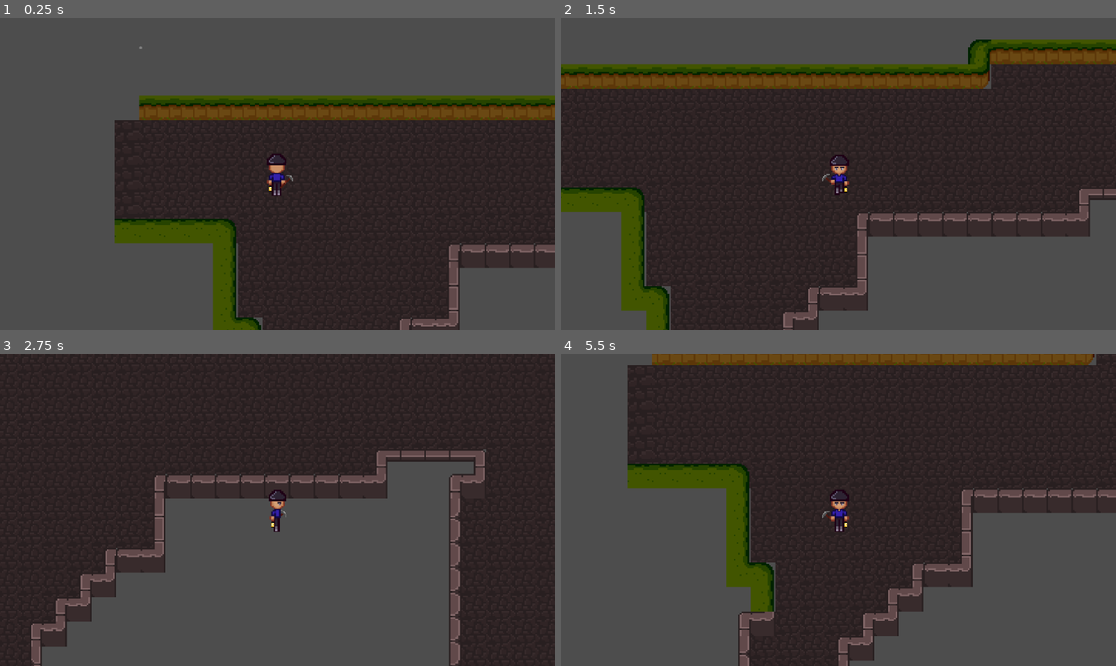
Above: before the commit, frames 1-4 (two rows, left to right).
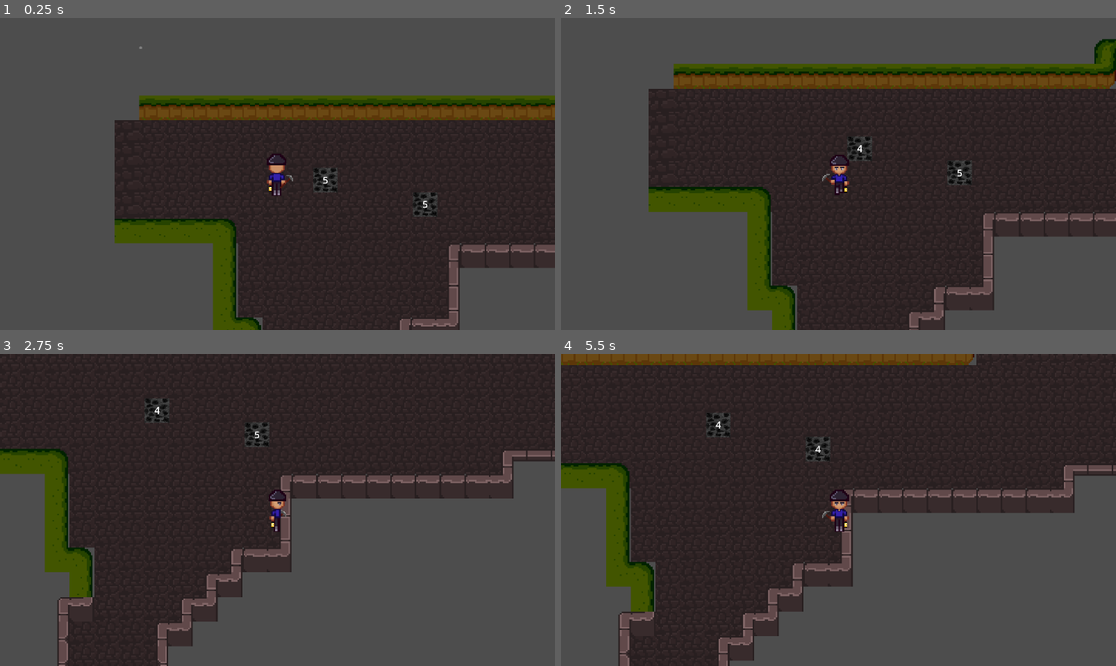
Above: after the commit, the same moments.

Repository: lowrderrr/GameJam-CoalMining
Game: Godot game, scene res://Francis/mine.tscn
Two runs of this game, one before a commit and one after it. Both use one fixed random seed, a clock stepped at 60 frames per second and the inputs below. This scene is started directly instead of the project's main scene.
Inputs:
- Up to frame 1 (0.25 s): no input
- Up to frame 2 (1.5 s): tap Enter at 0.5 s; hold D (Right) 0.53-1.28 s; hold Shift (Sprint) 0.53-1.28 s; hold S (Down) from 1.28 s (still down); tap Shift (Sprint) at 1.35 s
- Up to frame 3 (2.75 s): release S (Down) at 2.03 s; hold D (Right) from 2.03 s (still down); hold Shift (Sprint) from 2.03 s (still down)
- Up to frame 4 (5.5 s): release D (Right) at 2.78 s; release Shift (Sprint) at 2.78 s; hold W (Up) 2.78-3.53 s; tap Shift (Sprint) at 2.85, 4.35 s; hold Shift (Sprint) 3.53-4.28 s; hold A (Left) 3.53-5.03 s; hold S (Down) from 5.03 s (still down); hold Shift (Sprint) from 5.03 s (still down)

The runs differ from the first frame. In frame 1, 0.3% of the frame differs, in the area x 56-79%, y 48-64%; in frame 2, 33%; in frame 3, 34%; in frame 4, 34%, in the area x 0-100%, y 0-100%.

Commit message:
Added Coal

Diff:
--- /dev/null
+++ b/gamejam-coalmining/Francis/coal.gd
@@ -0,0 +1,19 @@
+extends StaticBody2D
+
+#TODO Ensuring that each object breaks their own and not all at once. Spawn each object uniquely
+
+var maxHP = 5
+
+# Called every frame. 'delta' is the elapsed time since the previous frame.
+func _process(delta: float) -> void:
+	$TextEdit.text = str(maxHP)
+
+
+
+
+func _on_area_2d_body_entered(body: Node2D) -> void:
+	#TODO: This coal will break if the collision enters and reenters
+	if body.name == "MainPlayer" && maxHP > 0:
+		maxHP -= 1
+	if body.name == "MainPlayer" && maxHP <= 0:
+		queue_free()
--- /dev/null
+++ b/gamejam-coalmining/Francis/coal.tscn
@@ -0,0 +1,46 @@
+[gd_scene load_steps=5 format=3 uid="uid://wunsif77lhh4"]
+
+[ext_resource type="Script" path="res://Francis/coal.gd" id="1_2vtl5"]
+[ext_resource type="Texture2D" uid="uid://dg5pfx8xoc877" path="res://Assets/coal.png" id="1_v1tai"]
+
+[sub_resource type="RectangleShape2D" id="RectangleShape2D_g71ay"]
+size = Vector2(64, 64)
+
+[sub_resource type="RectangleShape2D" id="RectangleShape2D_kfs5g"]
+size = Vector2(64, 64)
+
+[node name="Coal" type="StaticBody2D"]
+script = ExtResource("1_2vtl5")
+
+[node name="Sprite2D" type="Sprite2D" parent="."]
+texture_filter = 1
+texture = ExtResource("1_v1tai")
+
+[node name="Area2D" type="Area2D" parent="."]
+
+[node name="CollisionShape2D" type="CollisionShape2D" parent="Area2D"]
+scale = Vector2(1.5, 1.5)
+shape = SubResource("RectangleShape2D_g71ay")
+
+[node name="Block" type="CollisionShape2D" parent="."]
+shape = SubResource("RectangleShape2D_kfs5g")
+debug_color = Color(0.95521, 9.62615e-07, 0.544408, 0.42)
+
+[node name="TextEdit" type="RichTextLabel" parent="."]
+texture_filter = 1
+anchors_preset = 8
+anchor_left = 0.5
+anchor_top = 0.5
+anchor_right = 0.5
+anchor_bottom = 0.5
+offset_left = -7.0
+offset_top = -18.0
+offset_right = 21.0
+offset_bottom = 52.0
+grow_horizontal = 2
+grow_vertical = 2
+scale = Vector2(0.5, 0.5)
+theme_override_font_sizes/normal_font_size = 50
+text = "5"
+
+[connection signal="body_entered" from="Area2D" to="." method="_on_area_2d_body_entered"]
--- a/gamejam-coalmining/Francis/mine.tscn
+++ b/gamejam-coalmining/Francis/mine.tscn
@@ -11,6 +11,7 @@
 [ext_resource type="Texture2D" uid="uid://dpwmovhmipumd" path="res://Assets/wall tileset/w_0001.png" id="4_pxrs0"]
 [ext_resource type="Texture2D" uid="uid://b3gpiygg7cnel" path="res://Assets/wall tileset/w_0006.png" id="8_nab44"]
 [ext_resource type="Texture2D" uid="uid://dtfsaubkp8lpo" path="res://Assets/wall tileset/w_0003.png" id="9_0lin4"]
+[ext_resource type="PackedScene" uid="uid://wunsif77lhh4" path="res://Francis/coal.tscn" id="12_iev6h"]
 
 [sub_resource type="TileSetAtlasSource" id="TileSetAtlasSource_l1o3u"]
 texture = ExtResource("1_j3ax8")
@@ -358,3 +359,9 @@
 
 [node name="MainPlayer" parent="." instance=ExtResource("2_q5o7l")]
 position = Vector2(359, 332)
+
+[node name="Coal" parent="." instance=ExtResource("12_iev6h")]
+position = Vector2(483, 348)
+
+[node name="Coal2" parent="." instance=ExtResource("12_iev6h")]
+position = Vector2(742, 411)
Not shown: 1 places in gamejam-coalmining/Francis/mine.tscn that only renumber resources
Not shown, changed: .DS_Store
